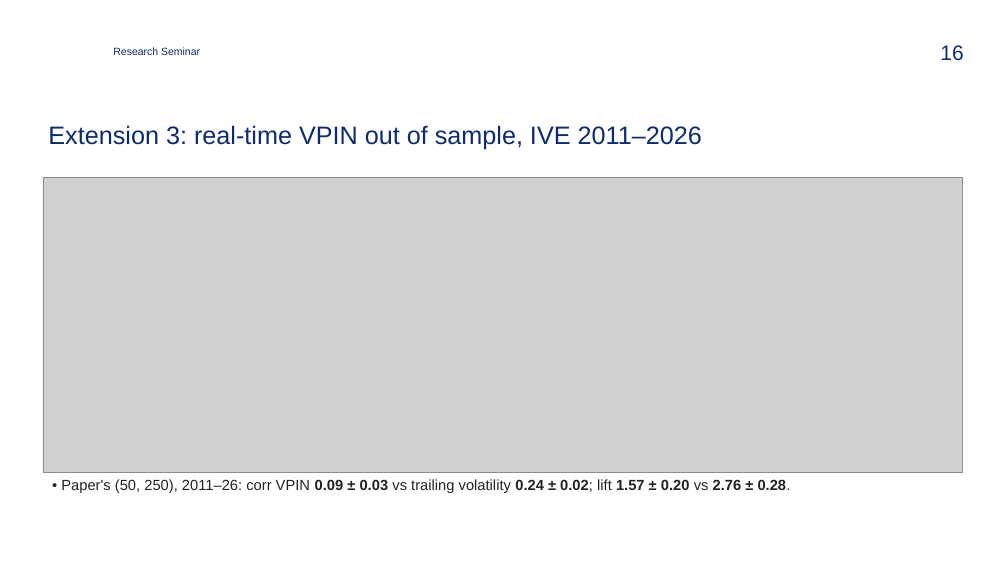
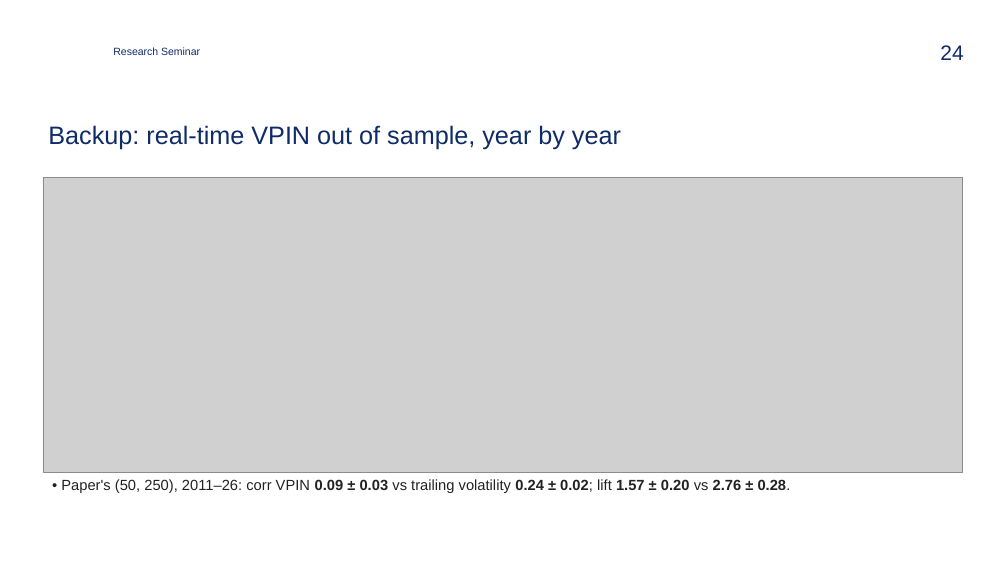
Before and after one commit to zavaz5/flow-toxicity-vpin, a slide deck: slide 24 of docs/presentation.pptx (slide 16 before the commit). Drawn at 1008x567 pixels with LibreOffice and Linux fonts; fonts in the diff are those of the drawing; grey boxes stand for pictures; background and template pictures are left out. Boxes give left, top, right and bottom in pixels: in the first picture for what was removed or moved away, otherwise in the second. Text is boxed around its words. In the diff, an @@ line names an element or a change of style, - is before the commit and + after.

```diff
--- a/docs/presentation.pptx
+++ b/docs/presentation.pptx
@@ page number at (940,45,963,60): text changed @@
-16
+24
@@ title at (48,125,621,150): text changed @@
-Extension 3: real-time VPIN out of sample, IVE 2011–2026
+Backup: real-time VPIN out of sample, year by year
```
Also in this commit, not shown: 4 other slides changed, 6 slides added, 37 other files.
